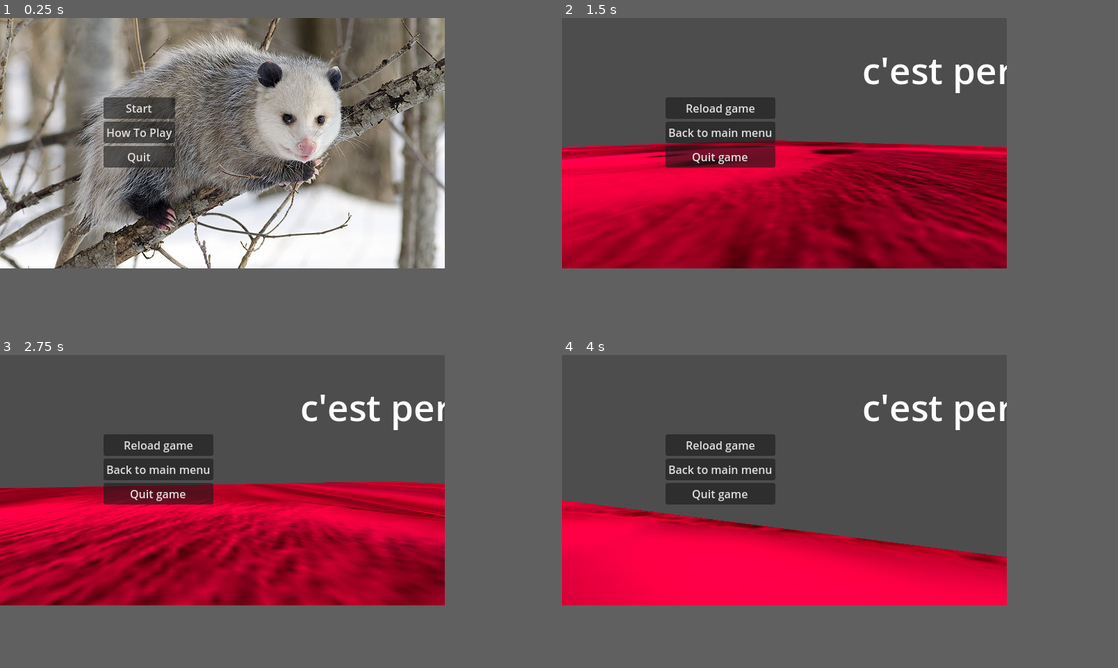
Above: before the commit, frames 1-4 (two rows, left to right).
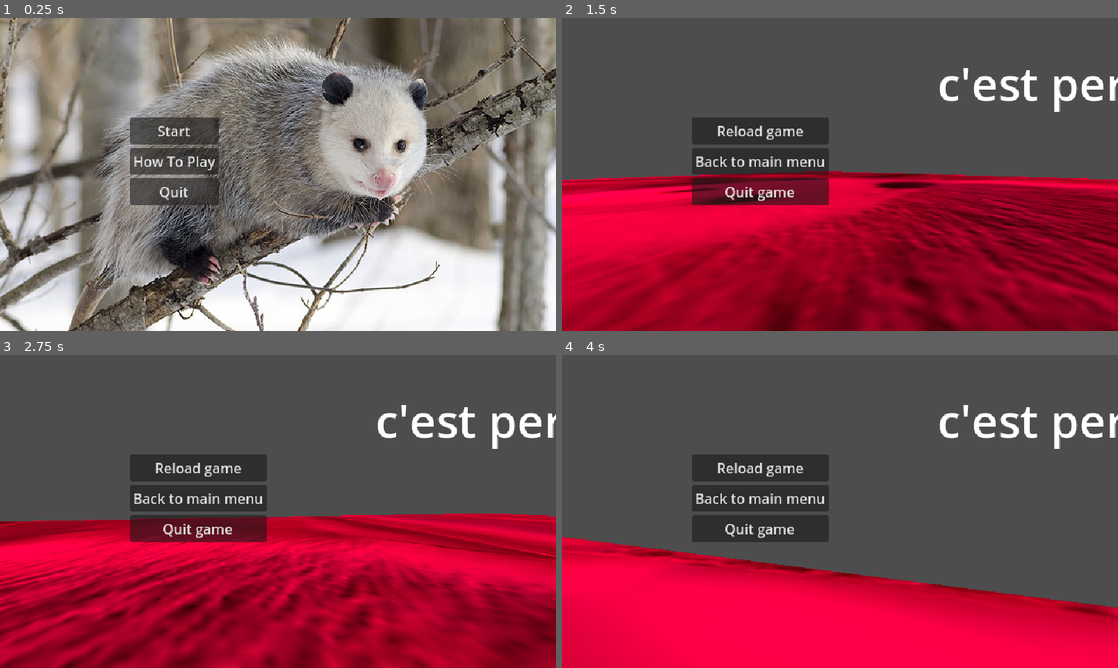
Above: after the commit, the same moments.

Repository: Minipeps/SpeedJam-8
Game: Godot game, scene res://Menus/MainMenu/MainMenu.tscn
The game is run twice, just before and just after one commit, with the same random seed, the same clock (stepped at 60 frames per second) and the same inputs.
Inputs (mouse positions are in pixels of both pictures, inside the frame that each line leads up to):
- Up to frame 1 (0.25 s): no input
- Up to frame 2 (1.5 s): click "Start" at 0.5 s; tap Enter (ui_accept) at 1.25 s; move the mouse to (806, 143) at 1.27 s; hold Up (player_move_up) from 1.28 s (still down); tap C (display_end_screen_lose) at 1.35 s
- Up to frame 3 (2.75 s): keep holding Up (player_move_up); tap Enter (ui_accept) at 1.52, 2.27 s; move the mouse to (200, 480) at 2.02 s; tap X (display_end_screen_win) at 2.1 s
- Up to frame 4 (4 s): keep holding Up (player_move_up); move the mouse to (795, 477) at 2.77 s; tap C (display_end_screen_lose) at 2.85 s; move the mouse to (778, 483) at 3.52 s; tap X (display_end_screen_win) at 3.6 s; tap Enter (ui_accept) at 3.77 s
In our replay, the window is 640x360 before the commit and 800x450 after it. These sizes can differ from the game's own. Grey fills any space a smaller window leaves; there, only what the larger window draws over its background counts as a difference.

The runs differ from the first frame. In frame 1, 74% of the frame differs, in the area x 0-100%, y 0-100%; in frame 2, 56%; in frame 3, 55%; in frame 4, 42%.

Commit message:
settings: override game window size

Diff:
--- a/project.godot
+++ b/project.godot
@@ -23,7 +23,8 @@
 
 window/size/viewport_width=640
 window/size/viewport_height=360
-window/size/resizable=false
+window/size/window_width_override=1280
+window/size/window_height_override=720
 window/stretch/mode="viewport"
 
 [input]
